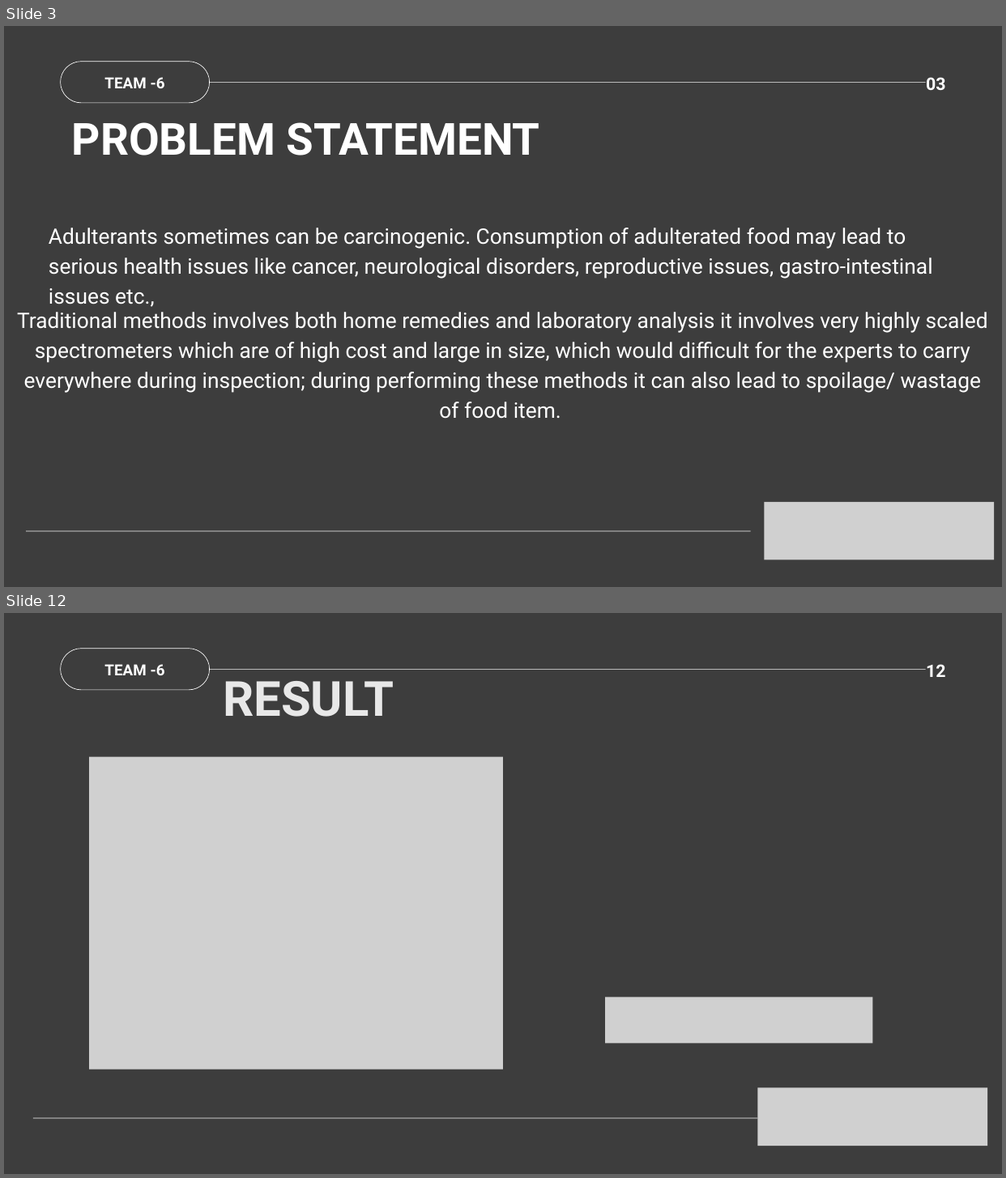
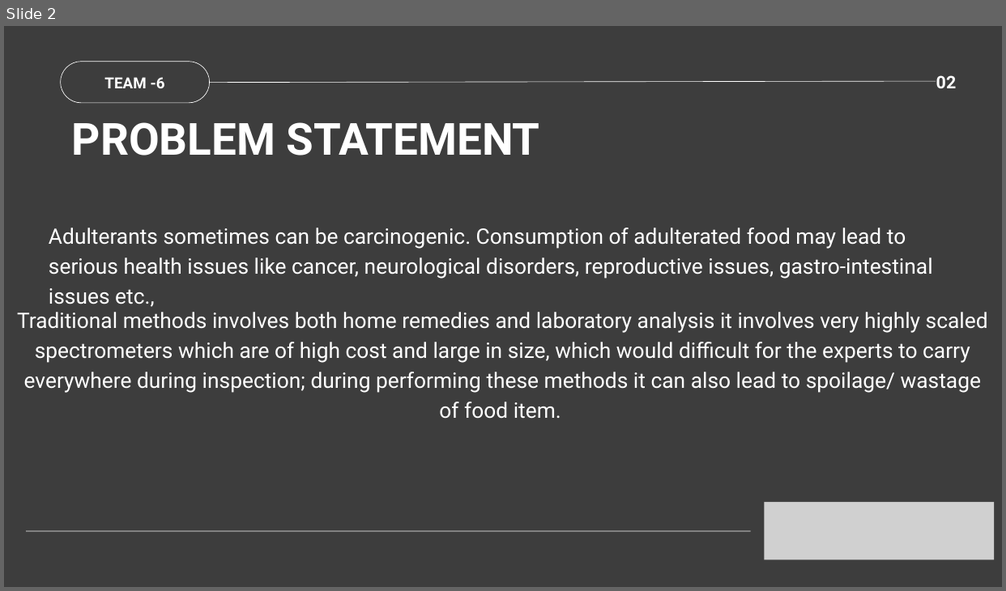
Before and after one commit to KV-a1/Analog-and-NN-CNN-GNN, a slide deck: TEAM - 6.pptx. Shown one above the other, each under a label of ours: slides 3 and 12 before the commit, slide 2 after it; the slides between them are not shown. The pictures are 1006x1178 and 1006x591 pixels, drawn with LibreOffice and Linux fonts; fonts in the diff are those of the drawing; grey boxes stand for pictures. Boxes give left, top, right and bottom in pixels: in the first picture for what was removed or moved away, otherwise in the second. Text is boxed around its words. In the diff, an @@ line names an element or a change of style, - is before the commit and + after.

```diff
--- a/TEAM - 6.pptx
+++ b/TEAM - 6.pptx
@@ slide 12 removed at <box>4,613,1002,1174</box>, background #3D3D3D @@
@@ freeform shape removed at <box>60,648,210,690</box> @@
@@ text removed at <box>104,664,165,675</box> @@
-TEAM -6
@@ line removed from (210, 670) to (926, 670) @@
@@ text removed at <box>223,681,394,717</box> @@
-RESULT
@@ text removed at <box>926,664,946,677</box> @@
-12
@@ picture removed at <box>89,756,503,1070</box> @@
@@ picture removed at <box>605,997,872,1044</box> @@
@@ picture removed at <box>757,1088,987,1146</box> @@
@@ line removed from (33, 1118) to (757, 1118) @@
@@ what was slide 3 is now slide 2 @@
@@ slide 2 changed as well @@
@@ line moved from (210, 83) - (926, 83) to (210, 83) - (936, 81) @@
@@ text at <box>936,75,957,88</box>: text changed @@
-03
+02
```
Also in this commit, not shown: 3 other slides changed, 6 slides added, 9 other slides removed.
